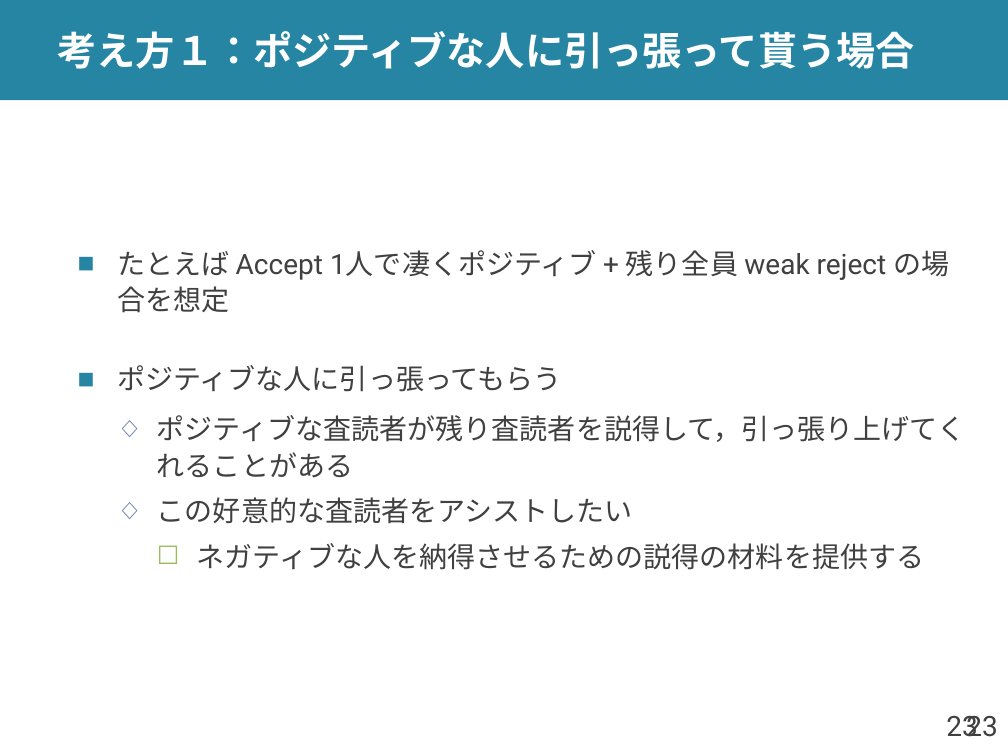
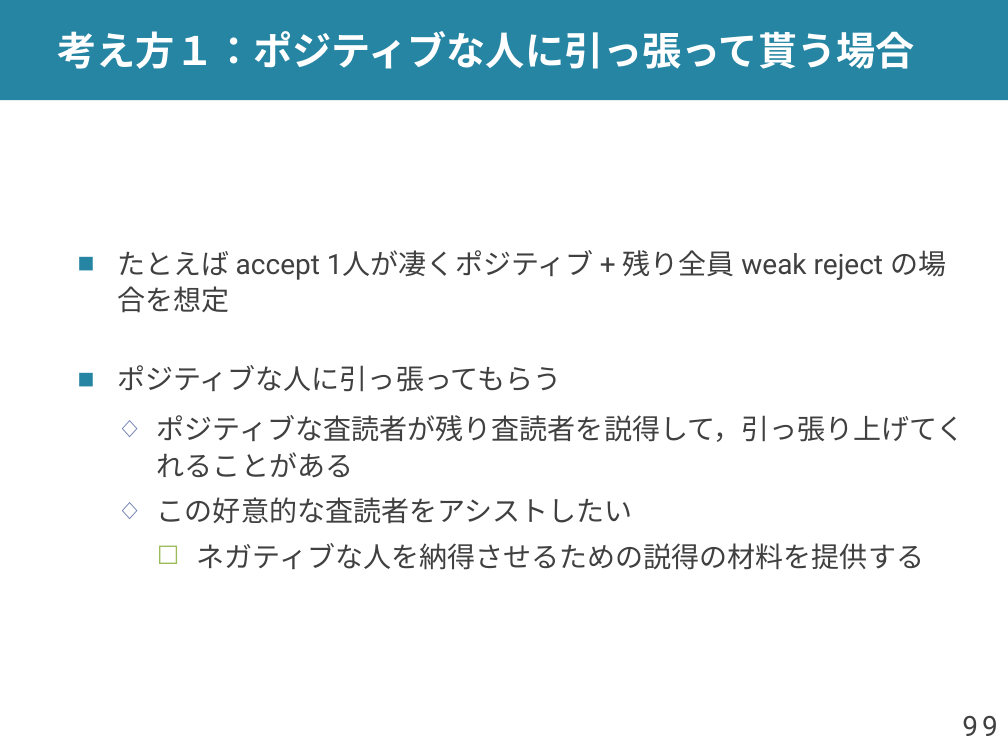
Before and after one commit to shioya-lab/how-to, a slide deck: slide 9 of rebuttal.pptx (slide 23 before the commit). Drawn at 1008x756 pixels with LibreOffice and Linux fonts; fonts in the diff are those of the drawing. Boxes give left, top, right and bottom in pixels: in the first picture for what was removed or moved away, otherwise in the second. Text is boxed around its words. In the diff, an @@ line names an element or a change of style, - is before the commit and + after.

```diff
--- a/rebuttal.pptx
+++ b/rebuttal.pptx
@@ text at [117, 250, 946, 313]: text changed @@
-■ たとえば Accept 1人で凄くポジティブ + 残り全員 weak reject の場合を想定
+■ たとえば accept 1人が凄くポジティブ + 残り全員 weak reject の場合を想定
@@ page number at [962, 716, 978, 736]: text changed @@
-23
+9
@@ page number at [982, 716, 998, 736]: text changed @@
-23
+9
```
Also in this commit, not shown: 13 other slides changed, 2 other files.
